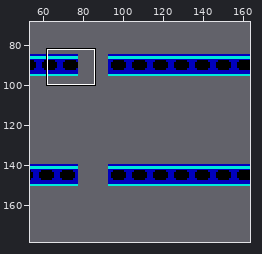
Two states of a Tiled map, PVLI/src/images/nivel3.tmx. Above: a wide view before the commit, with the close-up outlined.
Close-up. Old version:
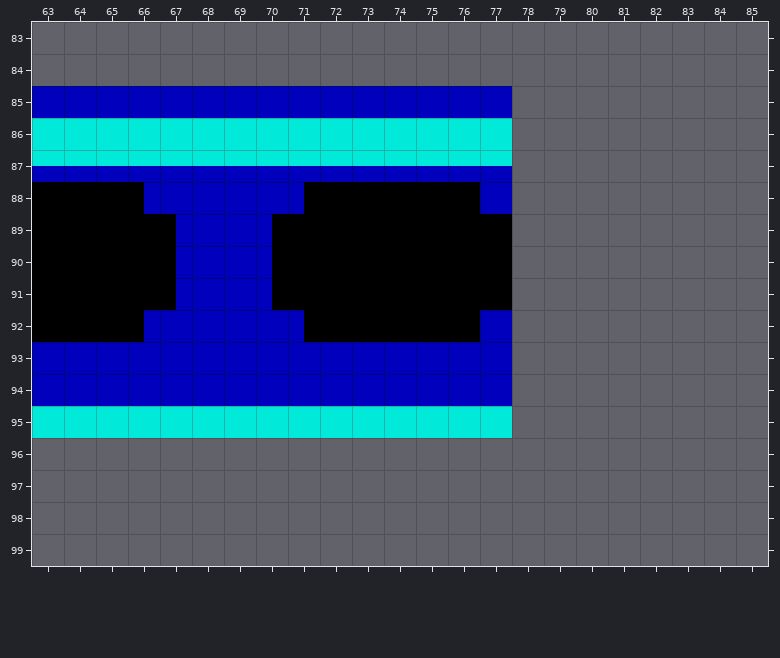
Cells are 2x2 px. Shown: x 63..85, y 83..99. The commit also changed other parts of the map, which this record leaves out.
And afterwards:
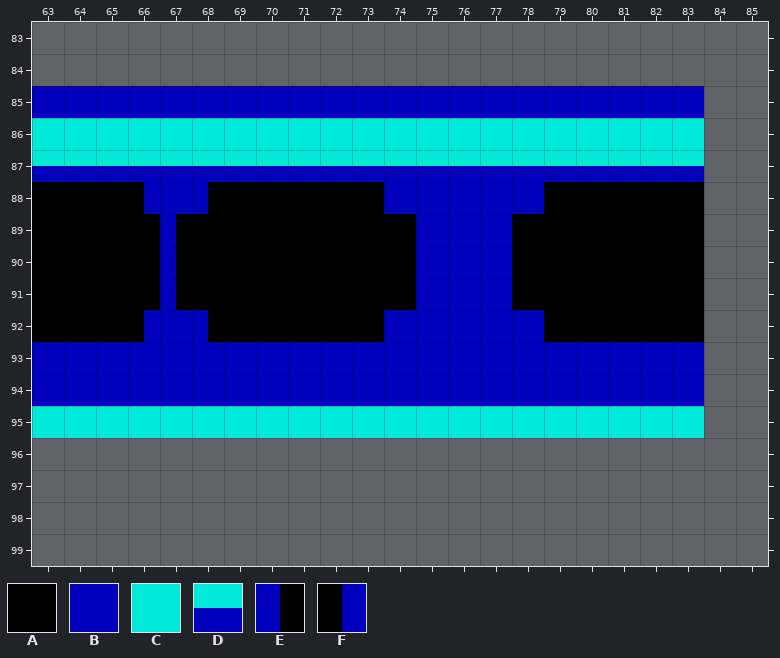
Key: from "plataforma2": A 0, B 1, C 21, D 42, E 65, F 81.
_ is an empty cell.
Tiles replaced or removed in this view: A, B, E, F.
What changed:
Changed rows in their new state; . is an unchanged cell.
Layer "Plataformas":
first column x 67:
 85 ...........BBBBBB
 86 ...........CCCCCC
 87 ...........DDDDDD
 88 .EAAA..BBB.BAAAAA
 89 EAAA....BBBAAAAAA
 90 EAAA....BBBAAAAAA
 91 EAAA....BBBAAAAAA
 92 .EAAA..BBB.BAAAAA
 93 ...........BBBBBB
 94 ...........BBBBBB
 95 ...........CCCCCC
Boxes around the changes in both close-ups, in picture pixels (x1, y1, x2, y2):
changed: (384, 86, 704, 438)
changed: (160, 182, 304, 342)
